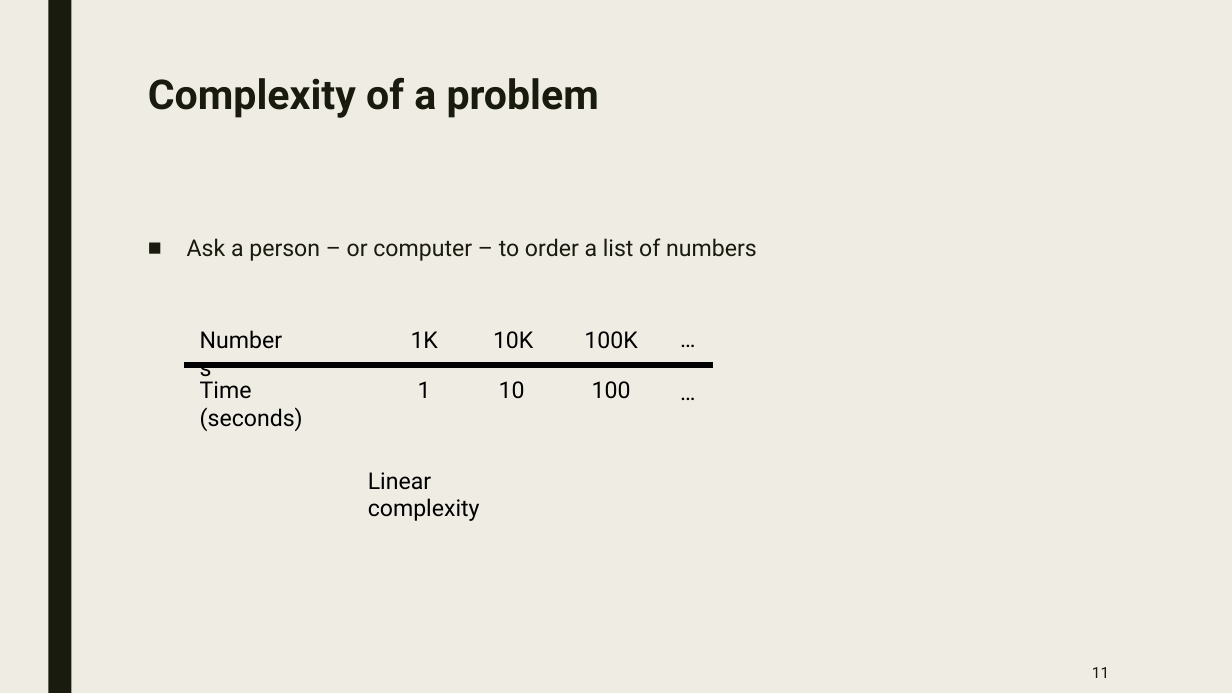
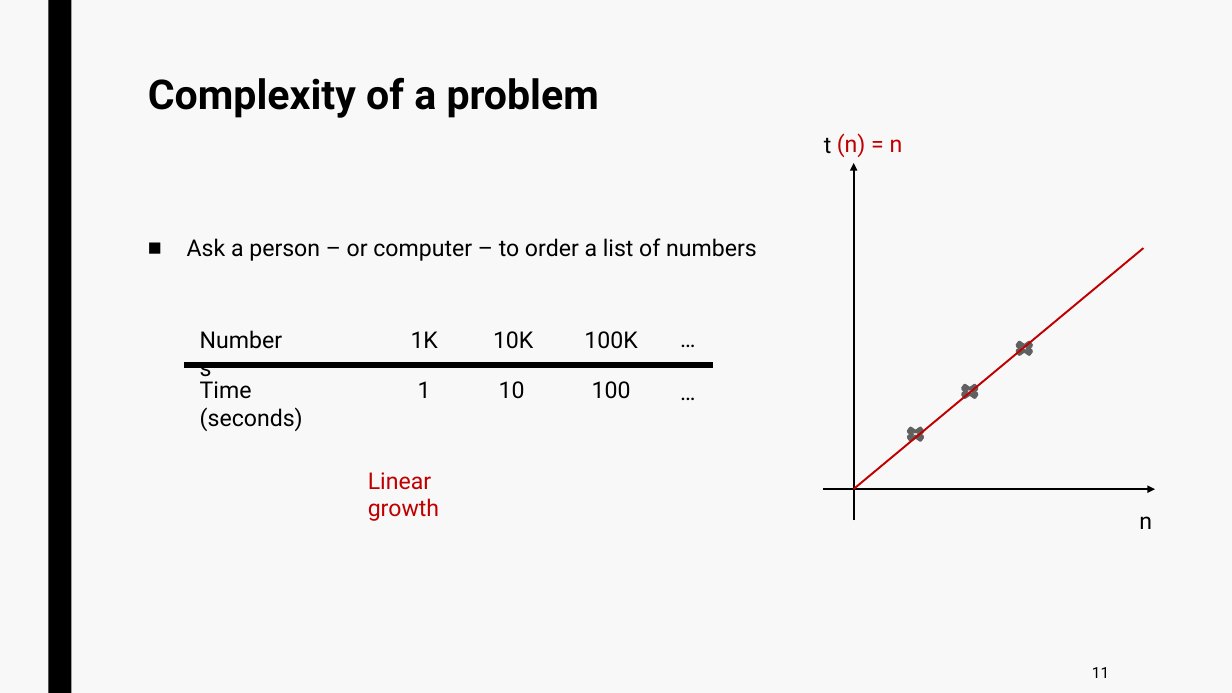
Before and after one commit to jurtasun/presentations, a slide deck: slide 10 of 202306_LMS_Complexity/202306_LMS_Complexity.ppt. Drawn at 1232x693 pixels with LibreOffice and Linux fonts; fonts in the diff are those of the drawing. Boxes give left, top, right and bottom in pixels: in the first picture for what was removed or moved away, otherwise in the second. Text is boxed around its words. In the diff, an @@ line names an element or a change of style, - is before the commit and + after.

```diff
--- a/202306_LMS_Complexity/202306_LMS_Complexity.ppt
+++ b/202306_LMS_Complexity/202306_LMS_Complexity.ppt
@@ background #EFEDE3 to #F8F8F8 @@
@@ rectangle at (48, 0, 71, 693): fill #191B0E to #000000 @@
@@ text colour #191B0E to #000000 in 3 elements at (187, 238, 757, 261), (1092, 667, 1109, 678), (148, 77, 599, 118) @@
@@ text added at (824, 137, 832, 153), 18 pt, text #000000 @@
+t
@@ text added at (837, 133, 903, 157), 18 pt, text #C00000 @@
+(n) = n
@@ arrow added from (854, 520) to (854, 163), #000000 1.5 pt @@
@@ line added from (854, 489) to (1144, 249), #C00000 1.5 pt @@
@@ cross added at (1013, 340, 1036, 357), fill #DDDDDD, outline #616161 2.75 pt @@
@@ cross added at (958, 384, 982, 400), fill #DDDDDD, outline #616161 2.75 pt @@
@@ cross added at (904, 426, 927, 443), fill #DDDDDD, outline #616161 2.75 pt @@
@@ text at (368, 472, 439, 521): text changed; text colour #000000 to #C00000 @@
-Linear complexity
+Linear growth
@@ arrow added from (823, 489) to (1155, 489), #000000 1.5 pt @@
@@ text added at (1139, 516, 1152, 529), 18 pt, text #000000 @@
+n
```
Also in this commit, not shown: 40 other slides changed.
